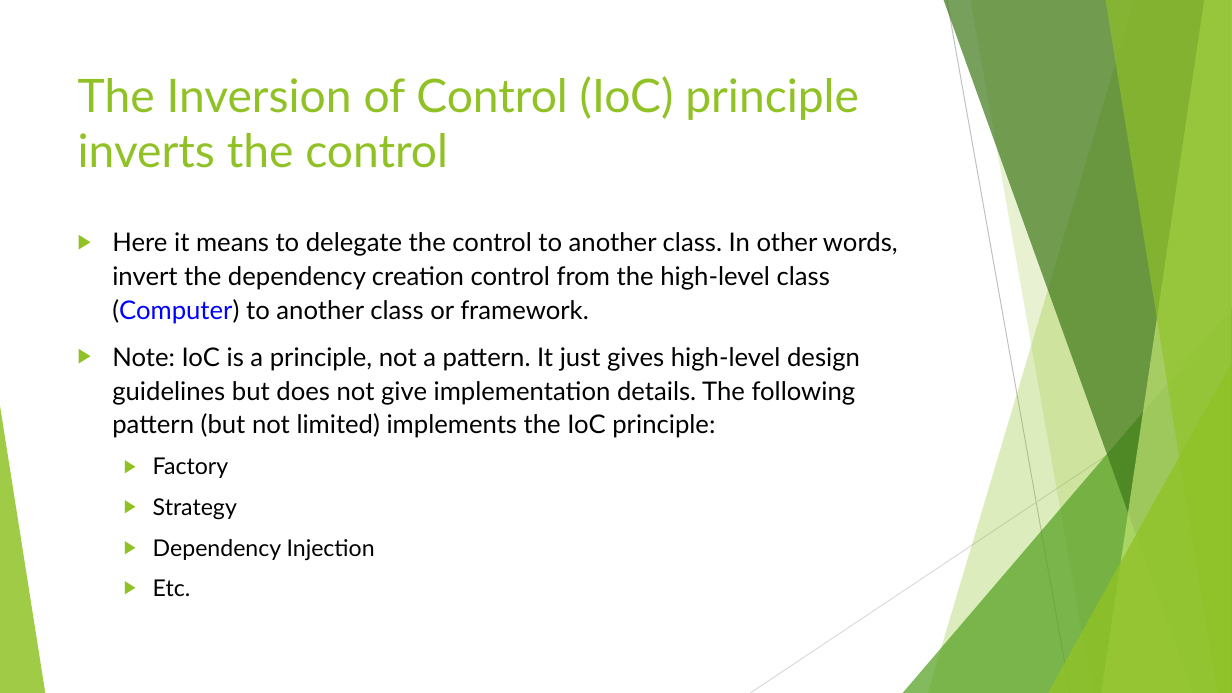
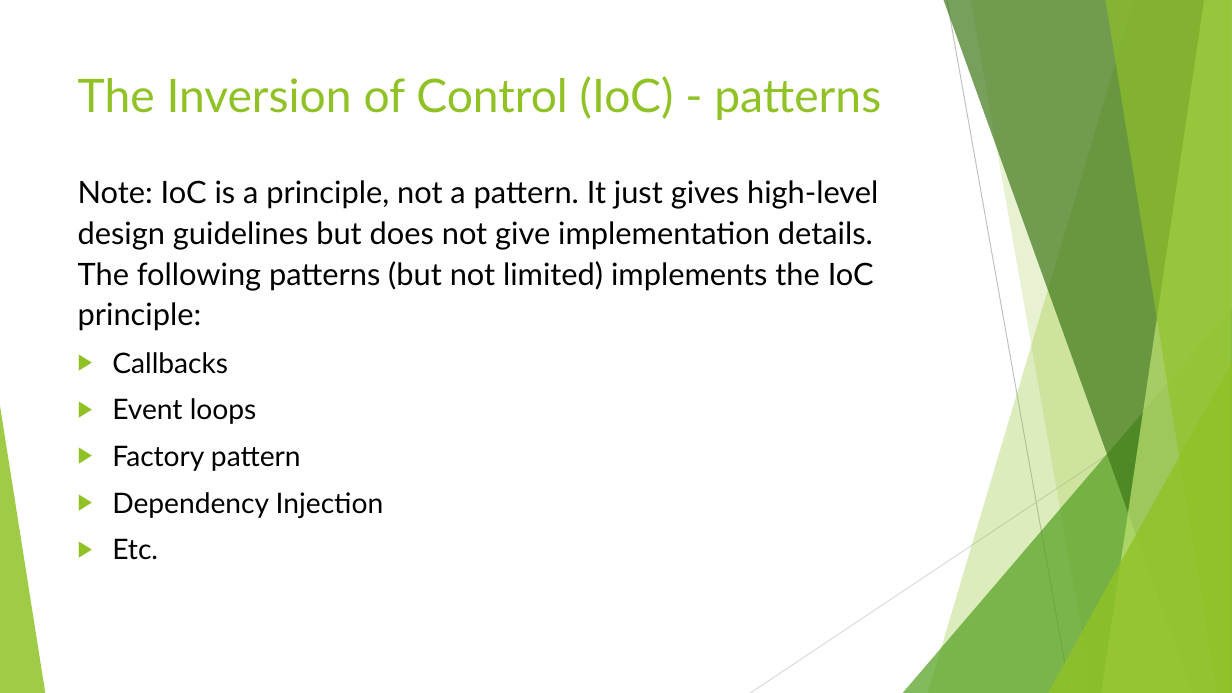
Before and after one commit to ybensman/SpringDemo, a slide deck: slide 9 of Spring_Beginners_1_SpringBootAndCore.pptx (slide 11 before the commit). Drawn at 1232x693 pixels with LibreOffice and Linux fonts; fonts in the diff are those of the drawing. Boxes give left, top, right and bottom in pixels: in the first picture for what was removed or moved away, otherwise in the second. Text is boxed around its words. In the diff, an @@ line names an element or a change of style, - is before the commit and + after.

```diff
--- a/Spring_Beginners_1_SpringBootAndCore.pptx
+++ b/Spring_Beginners_1_SpringBootAndCore.pptx
@@ title at [78,76,881,120]: text changed @@
-The Inversion of Control (IoC) principle inverts the control
+The Inversion of Control (IoC) - patterns
@@ text "Note: IoC is a principle, ...": place and size @@
-text "Note: IoC is a principle, ..." at [112,232,898,596]
+text "Note: IoC is a principle, ..." at [78,180,878,560]
@@ text at [78,180,878,471]: text changed; size 20 to 24 pt @@
-▶ Here it means to delegate the control to another class. In other words, invert the dependency creation control from the high-level class (Computer) to another class or framework.
-▶ Note: IoC is a principle, not a pattern. It just gives high-level design guidelines but does not give implementation details. The following pattern (but not limited) implements the IoC principle:
-  ▶ Factory
-  ▶ Strategy
+Note: IoC is a principle, not a pattern. It just gives high-level design guidelines but does not give implementation details. The following patterns (but not limited) implements the IoC principle:
+▶ Callbacks
+▶ Event loops
+▶ Factory pattern
@@ text at [112,492,384,560]: size 18 to 22 pt in "Dependency Injection", "Etc."; list level 2 to 1 in "Dependency Injection"; list level 2 to 1 in "Etc." @@
```
Also in this commit, not shown: 3 other slides changed, 2 slides added, 1 slide removed.
